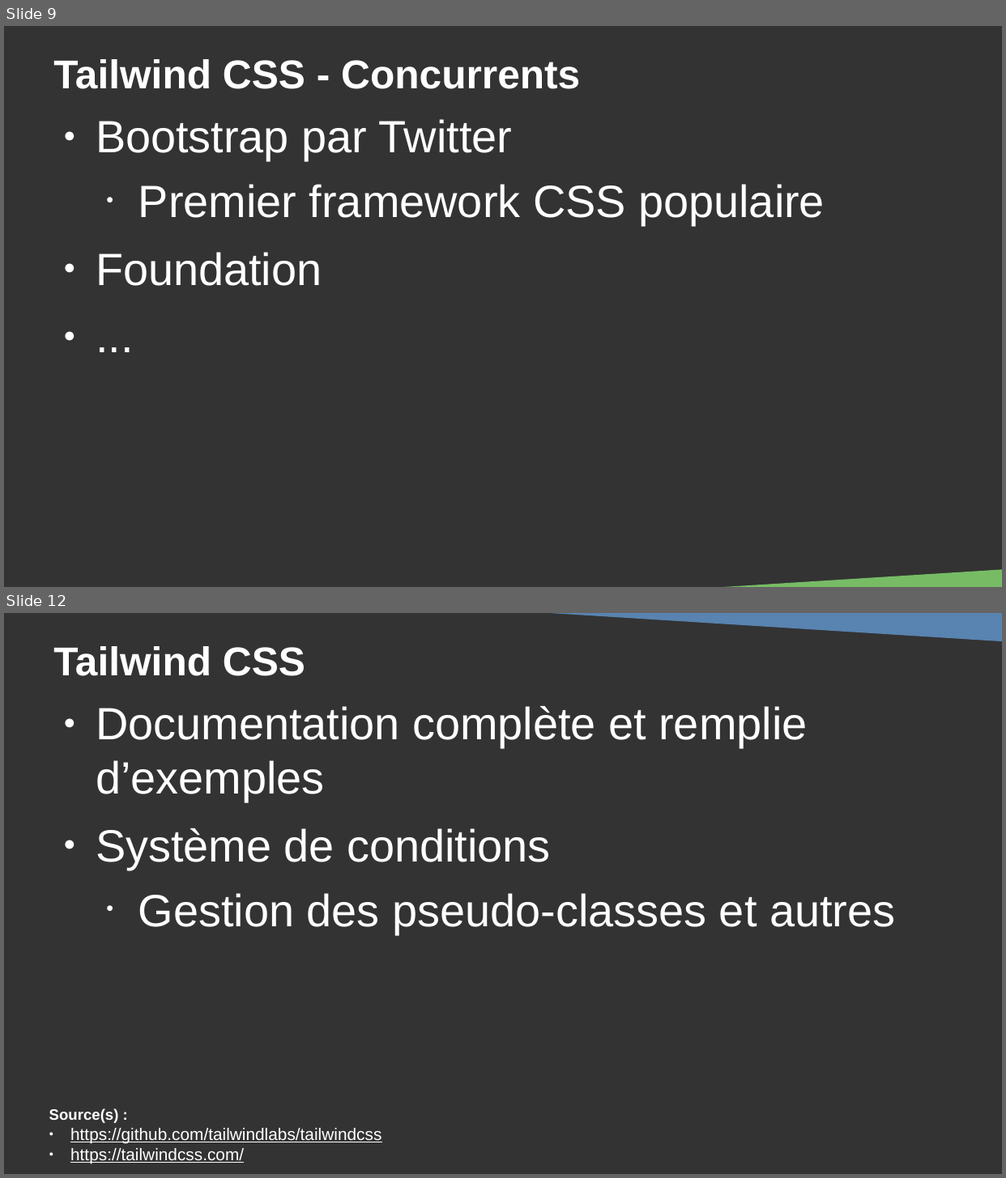
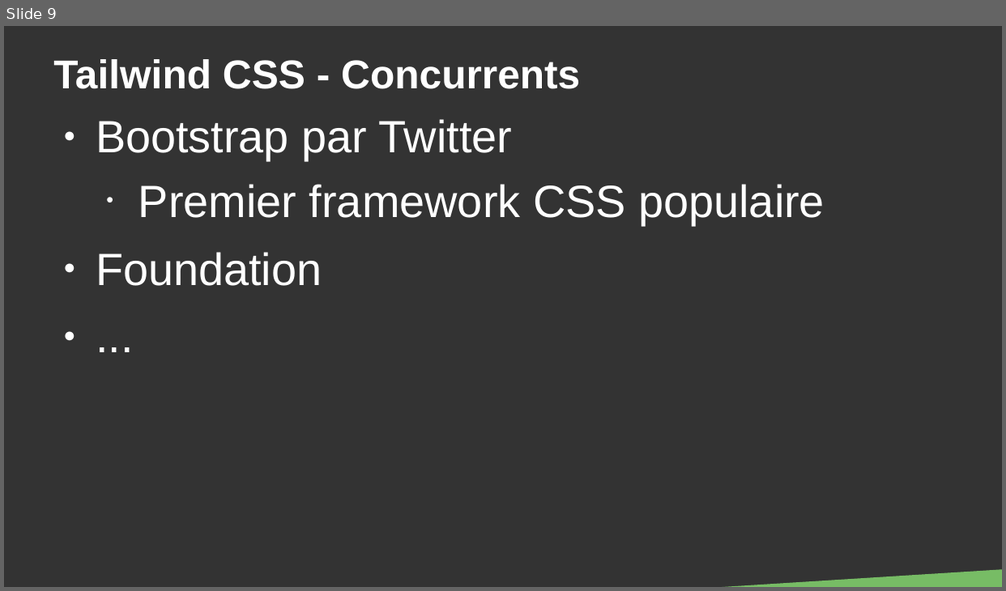
Before and after one commit to DanYellow/cours, a slide deck: integration-web-s2/travaux-pratiques/numero-4/presentation.odp. Shown one above the other, each under a label of ours: slides 9 and 12 before the commit, slide 9 after it; the slides between them are not shown. The pictures are 1006x1178 and 1006x591 pixels, drawn with LibreOffice and Linux fonts; fonts in the diff are those of the drawing. Boxes give left, top, right and bottom in pixels: in the first picture for what was removed or moved away, otherwise in the second. Text is boxed around its words. In the diff, an @@ line names an element or a change of style, - is before the commit and + after.

Commit message:
R2.12 - Update tailwindcss course

```diff
--- a/integration-web-s2/travaux-pratiques/numero-4/presentation.odp
+++ b/integration-web-s2/travaux-pratiques/numero-4/presentation.odp
@@ slide 12 removed at box(4, 613, 1002, 1174), background #333333 @@
@@ right triangle removed at box(486, 613, 1002, 642) @@
@@ title removed at box(53, 646, 305, 676) @@
-Tailwind CSS
@@ text removed at box(96, 706, 895, 935) @@
-● Documentation complète et remplie d’exemples
-● Système de conditions
-  • Gestion des pseudo-classes et autres
@@ text removed at box(49, 1109, 381, 1165) @@
-Source(s) :
-● https://github.com/tailwindlabs/tailwindcss
-● https://tailwindcss.com/
```
Also in this commit, not shown: 14 slides changed, 1 slide added, 2 other files.
